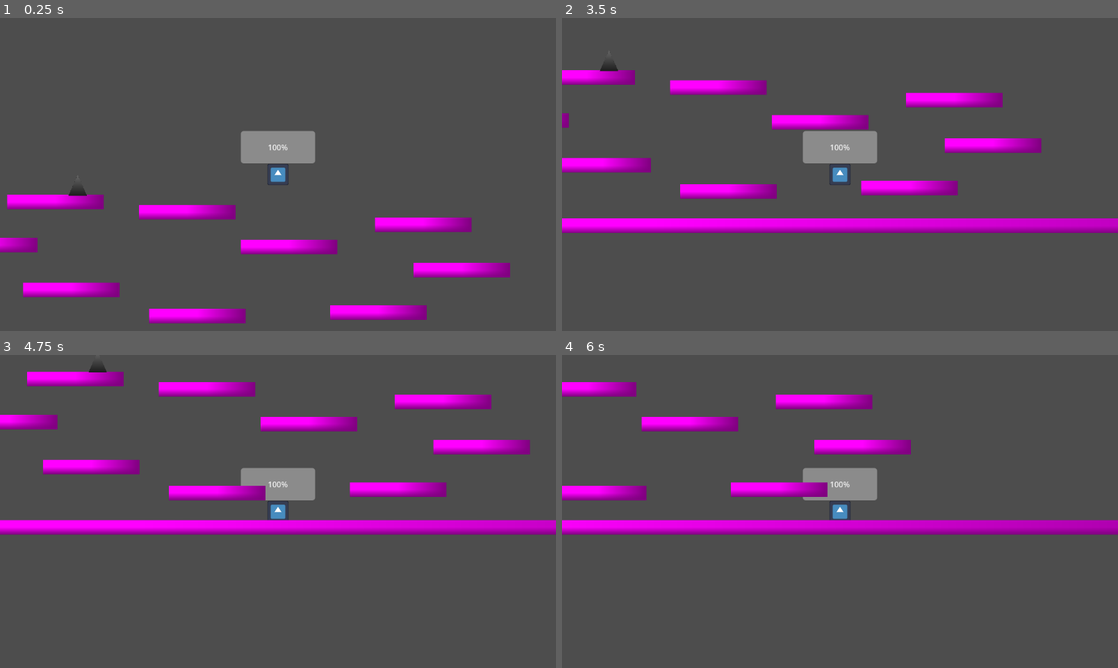
Above: before the commit, frames 1-4 (two rows, left to right).
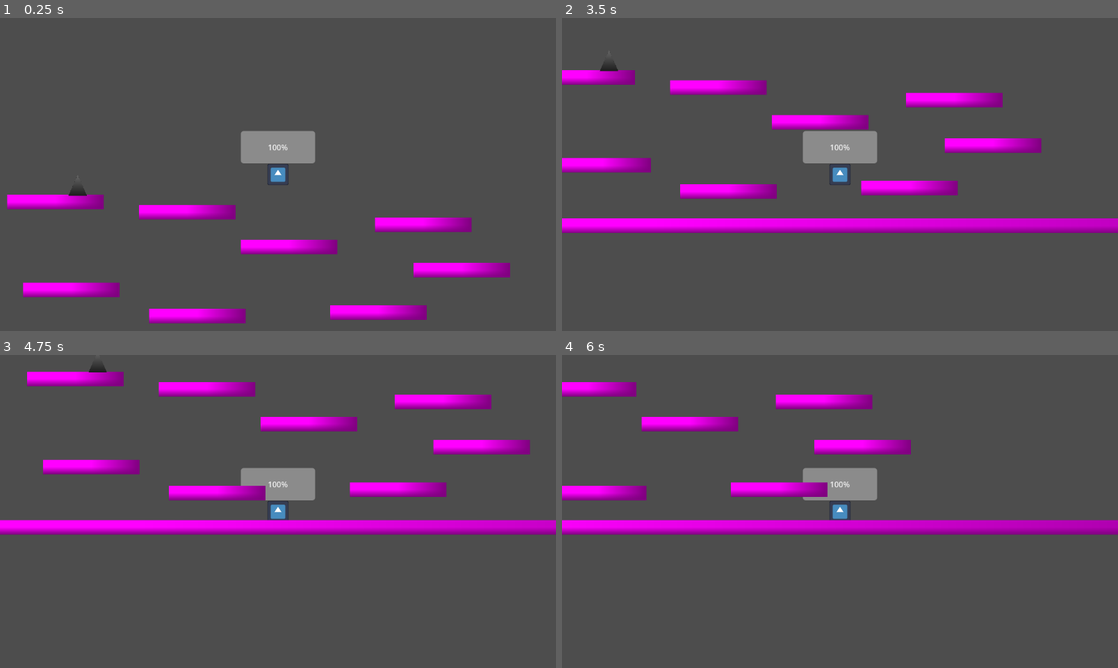
Above: after the commit, the same moments.

Repository: Derpest2Dude/AGL-godot-intro-project
Game: Godot game, scene res://Scenes/leve_l.tscn
Same seed, same stepped clock (60 frames per second), same inputs: the game is played once before the commit and once after it. The engine's default icon, where the game draws it, is replaced by a stand-in: a white triangle on a blue panel in a dark square.
Inputs:
- Up to frame 1 (0.25 s): no input
- Up to frame 2 (3.5 s): tap Enter (ui_accept) at 0.5, 0.77, 1.52, 3.02 s; hold Right (ui_right) 0.53-2.03 s; hold Left (ui_left) from 2.03 s (still down)
- Up to frame 3 (4.75 s): tap Enter (ui_accept) at 3.77, 4.52 s; release Left (ui_left) at 4.28 s; hold Right (ui_right) from 4.28 s (still down)
- Up to frame 4 (6 s): keep holding Right (ui_right)

The runs differ from the first frame. In frame 1, 0.3% of the frame differs, in the area x 0-7%, y 70-75%; in frame 2, less than 0.1%; in frame 3, 0.5%, in the area x 0-11%, y 19-24%; in frame 4, nothing differs.

Commit message:
Troy_First_Branch

Diff:
--- a/Scenes/leve_l.tscn
+++ b/Scenes/leve_l.tscn
@@ -36,7 +36,7 @@
 position = Vector2(2213, 1438)
 
 [node name="StaticBody2D9" parent="platforms" unique_id=552288277 instance=ExtResource("2_kpgqe")]
-position = Vector2(1314, 1480)
+position = Vector2(1180, 1448)
 
 [node name="StaticBody2D10" parent="platforms" unique_id=96244912 instance=ExtResource("3_2c6h7")]
 position = Vector2(1497.0001, 1356)
--- /dev/null
+++ b/node_2d.tscn
@@ -0,0 +1,20 @@
+[gd_scene format=3 uid="uid://c50c34f05e2ni"]
+
+[ext_resource type="PackedScene" uid="uid://cpxy04lsrrhi5" path="res://Scenes/floor.tscn" id="3_0hol4"]
+[ext_resource type="PackedScene" uid="uid://c7hlm71yjwhpt" path="res://Scenes/character.tscn" id="4_q6r6c"]
+[ext_resource type="PackedScene" uid="uid://gch70dcsdj05" path="res://Scenes/spike.tscn" id="5_kdubu"]
+
+[node name="Node2D" type="Node2D" unique_id=1487588363]
+
+[node name="StaticBody2D" parent="." unique_id=818747439 instance=ExtResource("3_0hol4")]
+position = Vector2(2071, 1100)
+
+[node name="StaticBody2D2" parent="." unique_id=334512485 instance=ExtResource("3_0hol4")]
+position = Vector2(2054, 1439)
+scale = Vector2(60, 9)
+
+[node name="Character" parent="." unique_id=987709742 instance=ExtResource("4_q6r6c")]
+position = Vector2(2063, 510)
+
+[node name="StaticBody2D3" parent="." unique_id=96244912 instance=ExtResource("5_kdubu")]
+position = Vector2(1502, 1251)
